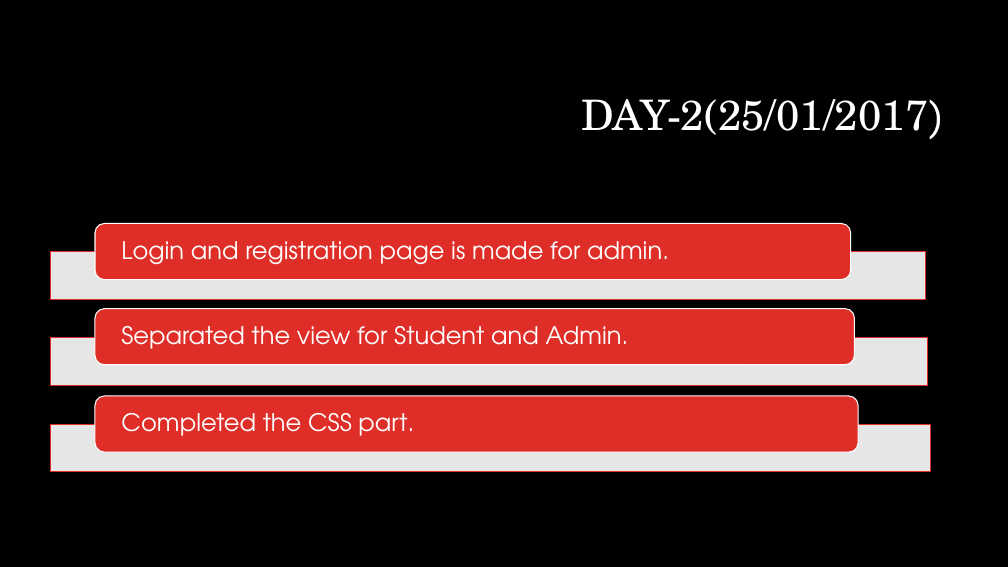
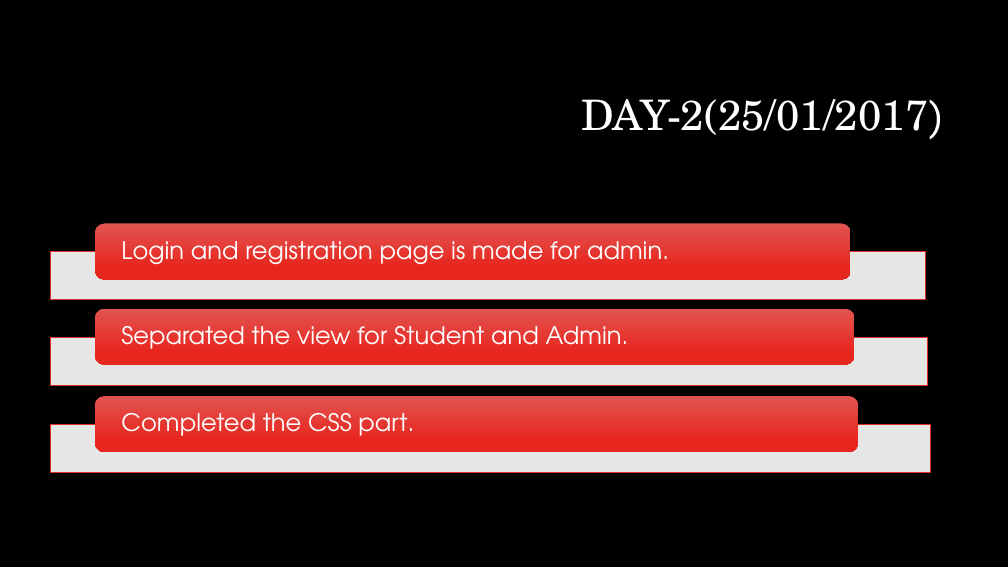
Before and after one commit to priyasatbhaya/IT_WEBD, a slide deck: slide 4 of Internet and web technology new ppt.pptx. Drawn at 1008x567 pixels with LibreOffice and Linux fonts; fonts in the diff are those of the drawing; background and template pictures are left out. Boxes give left, top, right and bottom in pixels: in the first picture for what was removed or moved away, otherwise in the second. Text is boxed around its words. In the diff, an @@ line names an element or a change of style, - is before the commit and + after.

```diff
--- a/Internet and web technology new ppt.pptx
+++ b/Internet and web technology new ppt.pptx
@@ fill #DF2E28 to gradient #E25452 to #E8251F; outline #FFFFFF 1 pt to none in 3 elements at box(95, 224, 851, 280), box(95, 309, 855, 364), box(95, 396, 858, 452) @@
@@ outline #DF2E28 1 pt to #DF2E28 0.75 pt in 3 elements at box(51, 252, 926, 299), box(51, 338, 929, 386), box(51, 424, 931, 472) @@
```
Also in this commit, not shown: 1 other slide changed, 5 slides added, 34 other files.
